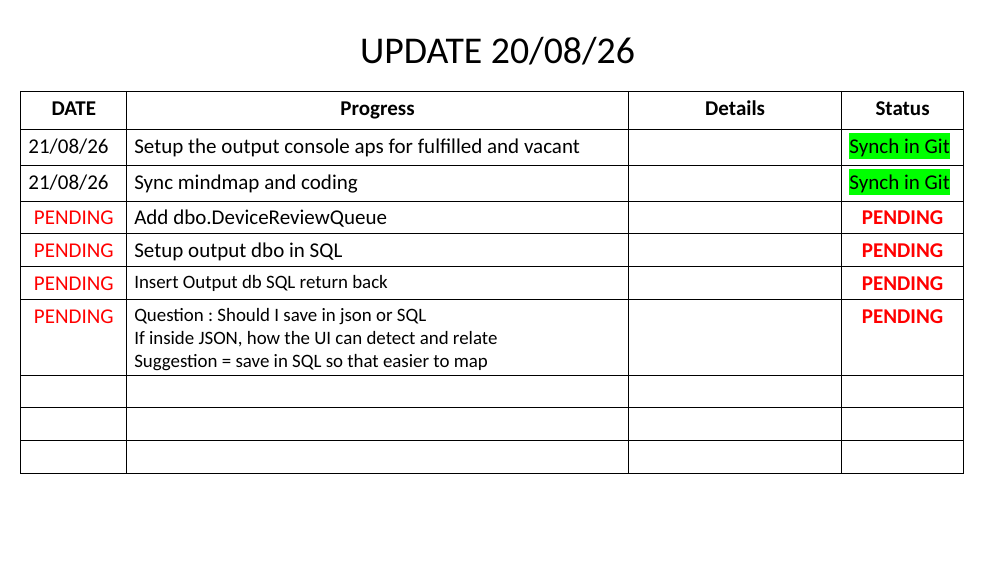
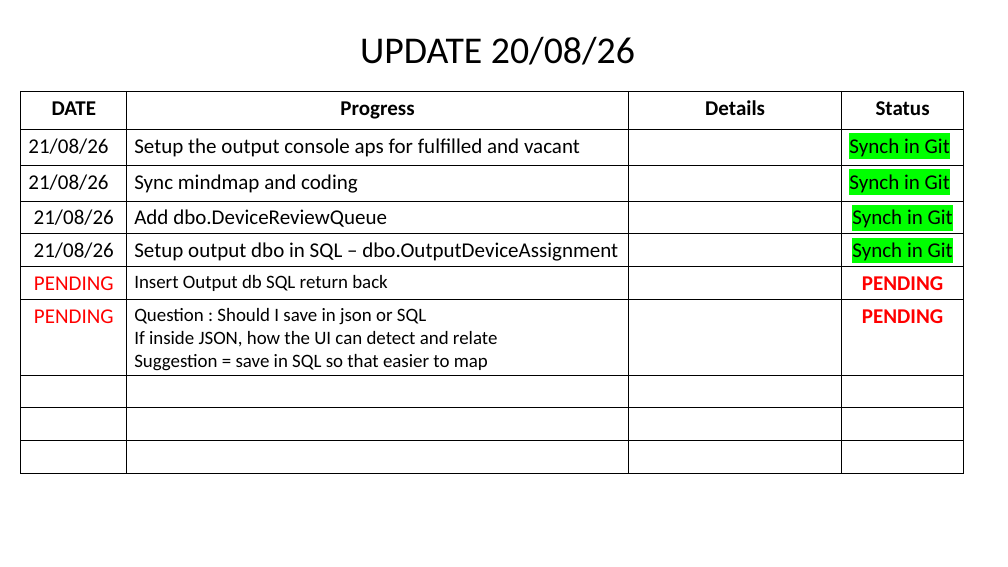
Before and after one commit to Syaziyah30/DeviceCluster, a slide deck: slide 11 of 1.training_model/supplementary/Device Identifier 20260717.pptx. Drawn at 1008x567 pixels with LibreOffice and Linux fonts; fonts in the diff are those of the drawing. Boxes give left, top, right and bottom in pixels: in the first picture for what was removed or moved away, otherwise in the second. Text is boxed around its words. In the diff, an @@ line names an element or a change of style, - is before the commit and + after.

Commit message:
add new slide update

```diff
--- a/1.training_model/supplementary/Device Identifier 20260717.pptx
+++ b/1.training_model/supplementary/Device Identifier 20260717.pptx
@@ table at (21, 91, 964, 473) @@
-row 4, column 1: PENDING
+row 4, column 1: 21/08/26
-row 4, column 4: PENDING
+row 4, column 4: Synch in Git
-row 5: PENDING | Setup output dbo in SQL |  | PENDING
+row 5: 21/08/26 | Setup output dbo in SQL – dbo.OutputDeviceAssignment |  | Synch in Git
```
